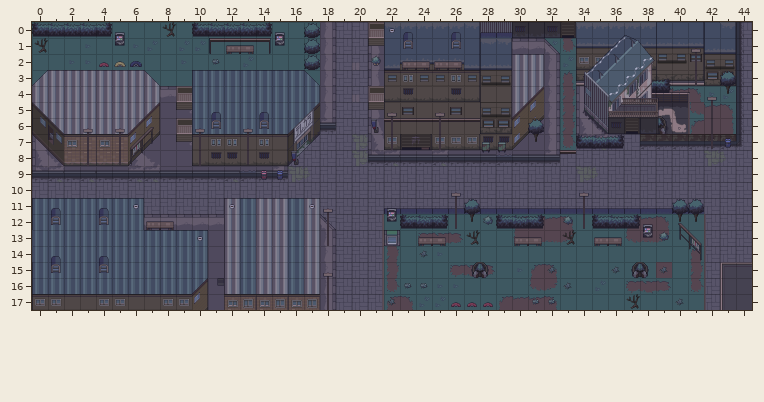
Tiled map, stored at Output/Assets/Maps/Town/townMap.tmx. Above: the version before the commit.
Cells are 32x32 px. Shown: x 0..44, y 0..17.
Now the later version:
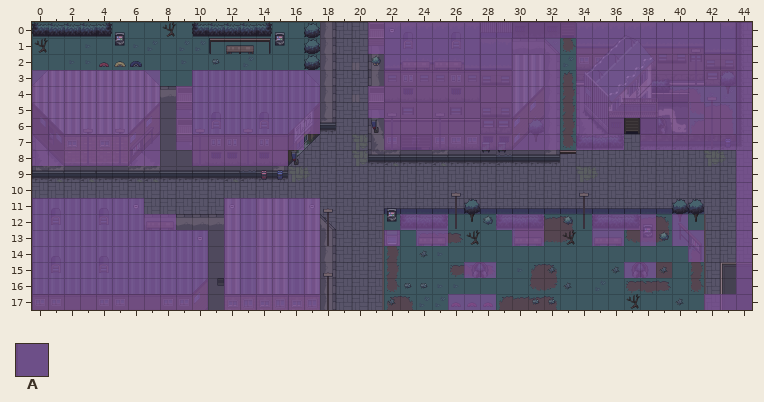
Key: from "Collision": A 0.
_ is an empty cell.
Tiles of an added or newly shown layer are drawn over the layers below it.
See-through tiles are keyed as they look on the map.
What changed:
Layer "Collision" (now shown):
y 0: x 21..44 ________________________ -> AAAAAAAAAAAAAAAAAAAAAAAA
y 1: x 21..32 ____________ -> AAAAAAAAAAAA; x 34..44 ___________ -> AAAAAAAAAAA
y 2: x 22..32 ___________ -> AAAAAAAAAAA; x 34..44 ___________ -> AAAAAAAAAAA
y 3: x 0..7 ________ -> AAAAAAAA; x 10..17 ________ -> AAAAAAAA; x 22..32 ___________ -> AAAAAAAAAAA; x 34..44 ___________ -> AAAAAAAAAAA
y 4..5: x 0..7 ________ -> AAAAAAAA; x 9..17 _________ -> AAAAAAAAA; x 21..32 ____________ -> AAAAAAAAAAAA; x 34..44 ___________ -> AAAAAAAAAAA
y 6: x 0..7 ________ -> AAAAAAAA; x 9..17 _________ -> AAAAAAAAA; x 22..32 ___________ -> AAAAAAAAAAA; x 34..36 ___ -> AAA; x 38..44 _______ -> AAAAAAA
y 7: x 0..7 ________ -> AAAAAAAA; x 9..16 ________ -> AAAAAAAA; x 22..32 ___________ -> AAAAAAAAAAA; x 34..36 ___ -> AAA; x 38..44 _______ -> AAAAAAA
y 8: x 0..7 ________ -> AAAAAAAA; x 10..15 ______ -> AAAAAA; x 44 _ -> A
y 9..10: x 44 _ -> A
y 11: x 0..6 _______ -> AAAAAAA; x 12..17 ______ -> AAAAAA; x 44 _ -> A
y 12: x 0..8 _________ -> AAAAAAAAA; x 12..17 ______ -> AAAAAA; x 23..25 ___ -> AAA; x 29..31 ___ -> AAA; x 35..38 ____ -> AAAA; x 40 _ -> A; x 44 _ -> A
y 13: x 0..10 ___________ -> AAAAAAAAAAA; x 12..17 ______ -> AAAAAA; x 22 _ -> A; x 24..25 __ -> AA; x 30..31 __ -> AA; x 35..36 __ -> AA; x 38 _ -> A; x 40..41 __ -> AA; x 44 _ -> A
y 14: x 0..10 ___________ -> AAAAAAAAAAA; x 12..17 ______ -> AAAAAA; x 41 _ -> A; x 44 _ -> A
y 15: x 0..10 ___________ -> AAAAAAAAAAA; x 12..17 ______ -> AAAAAA; x 27..28 __ -> AA; x 37..38 __ -> AA; x 44 _ -> A
y 16: x 0..10 ___________ -> AAAAAAAAAAA; x 12..17 ______ -> AAAAAA; x 44 _ -> A
y 17: x 0..10 ___________ -> AAAAAAAAAAA; x 12..17 ______ -> AAAAAA; x 26..28 ___ -> AAA; x 42..44 ___ -> AAA
Boxes around the changes in both pictures, in picture pixels (x1, y1, x2, y2):
added: (368, 22, 752, 310)
added: (32, 70, 160, 166)
added: (176, 70, 320, 166)
added: (32, 198, 208, 310)
added: (224, 198, 320, 310)
